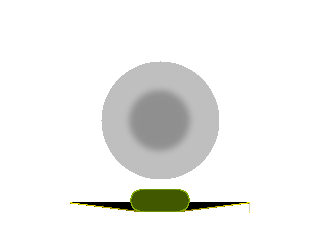
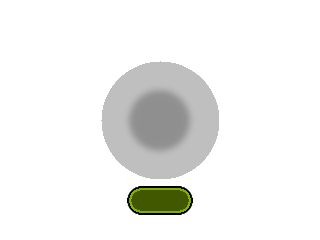
Revision of a layered 320x240 image; what changed, layer by layer:
added layer "box" above "box halo" over left=129, top=188, right=191, bottom=213
renamed "box" to "box halo", painted on it, masked it over left=127, top=186, right=193, bottom=215
hid "buttom_bg variation" over left=70, top=202, right=250, bottom=213
